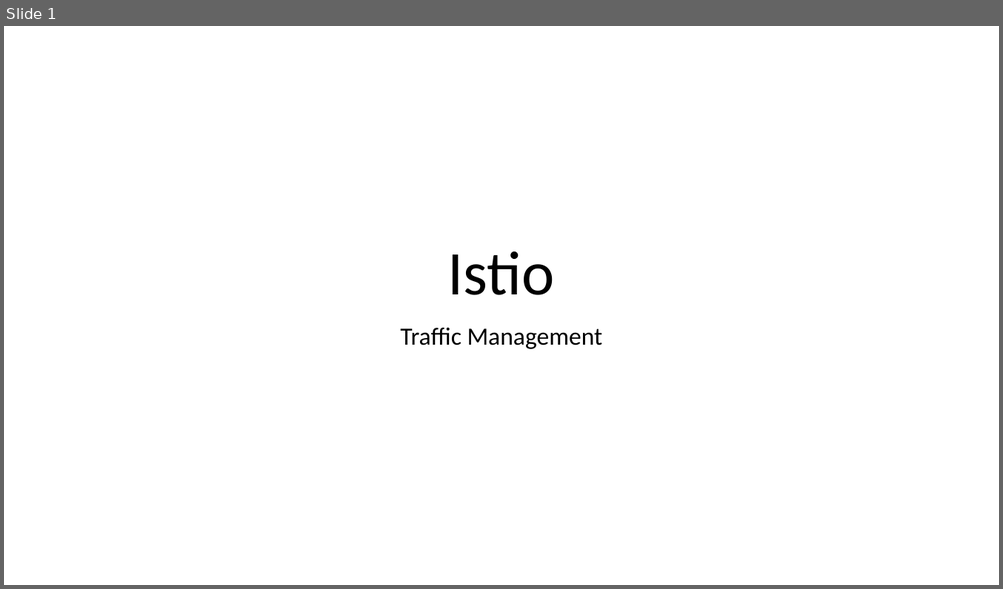
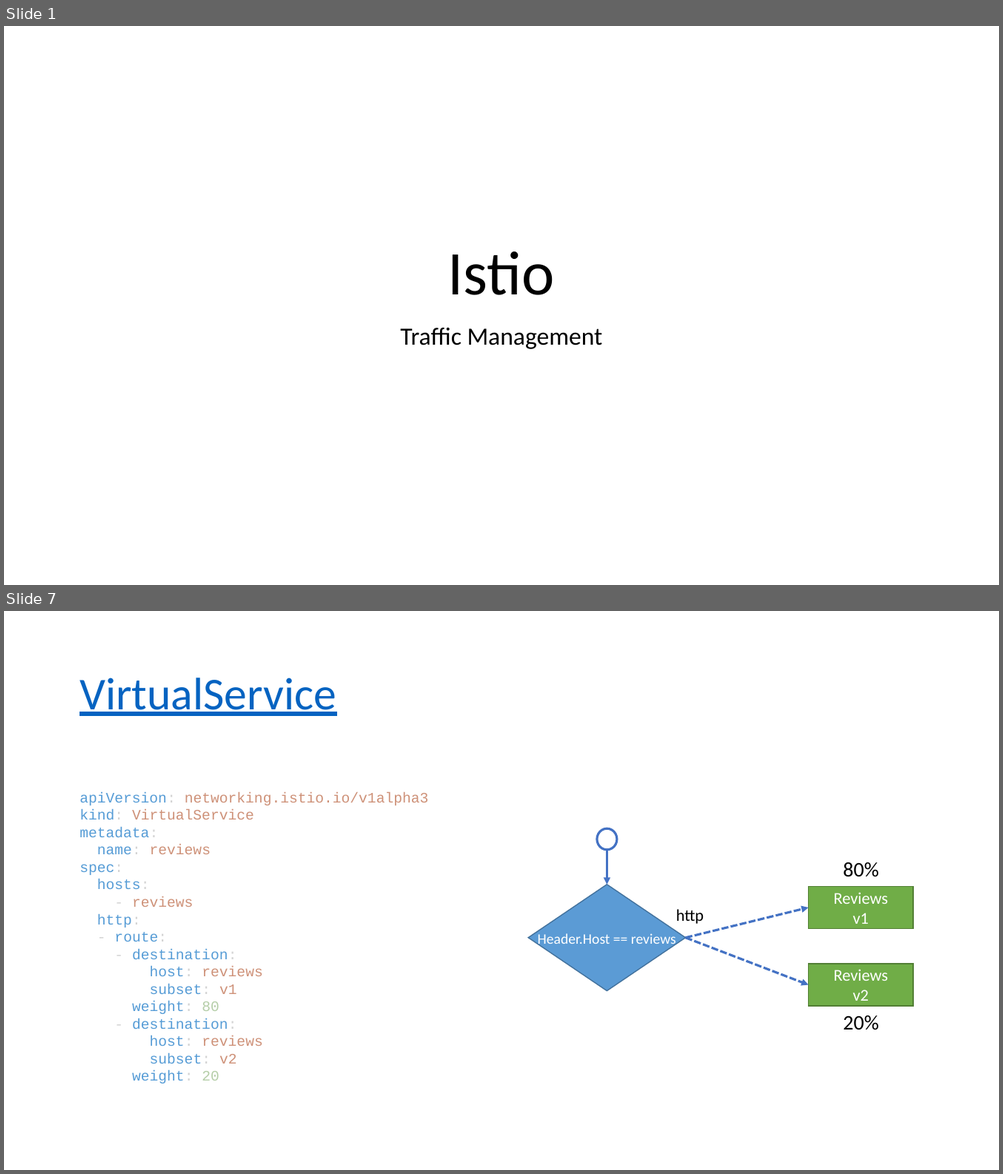
Before and after one commit to asantos2000/katacoda-scenarios, a slide deck: istio/deploy-istio-on-kubernetes/assets/istio.pptx. Shown one above the other, each under a label of ours: slide 1 before the commit, slides 1 and 7 after it; the slides between them are not shown. The pictures are 1003x589 and 1003x1174 pixels, drawn with LibreOffice and Linux fonts; fonts in the diff are those of the drawing. Boxes give left, top, right and bottom in pixels: in the first picture for what was removed or moved away, otherwise in the second. Text is boxed around its words. In the diff, an @@ line names an element or a change of style, - is before the commit and + after.

```diff
--- a/istio/deploy-istio-on-kubernetes/assets/istio.pptx
+++ b/istio/deploy-istio-on-kubernetes/assets/istio.pptx
@@ slide 7 added at box(4, 611, 999, 1170), background #FFFFFF @@
@@ title added at box(79, 678, 336, 716), 44 pt, text #0563C1, underline @@
+VirtualService
@@ text added at box(79, 792, 429, 1084), 14 pt, text #569CD6 @@
+apiVersion: networking.istio.io/v1alpha3
+kind: VirtualService
+metadata:
+name: reviews
+spec:
+hosts:
+- reviews
+http:
+- route:
+- destination:
+host: reviews
+subset: v1
+weight: 80
+- destination:
+host: reviews
+subset: v2
+weight: 20
@@ ellipse added at box(597, 829, 617, 850), fill #FFFFFF, outline #4472C4 2.25 pt @@
@@ arrow added from (607, 850) to (607, 885), #4472C4 2.25 pt @@
@@ text added at box(842, 863, 878, 877), 20 pt, text #000000 @@
+80%
@@ diamond added at box(529, 885, 686, 991), fill #5B9BD5, outline #43739E 1 pt @@
@@ rectangle added at box(808, 887, 913, 929), fill #70AD47, outline #538035 1 pt, 16 pt, text #FFFFFF @@
+Reviews
+v1
@@ text added at box(676, 909, 703, 924), 16 pt, text #000000 @@
+http
@@ arrow added from (686, 938) to (808, 908), #4472C4 2.25 pt dashed @@
@@ text added at box(538, 931, 676, 948), 14 pt, text #FFFFFF @@
+Header.Host == reviews
@@ arrow added from (686, 938) to (808, 985), #4472C4 2.25 pt dashed @@
@@ rectangle added at box(808, 964, 913, 1005), fill #70AD47, outline #538035 1 pt, 16 pt, text #FFFFFF @@
+Reviews
+v2
@@ text added at box(842, 1016, 878, 1031), 20 pt, text #000000 @@
+20%
```
Also in this commit, not shown: 3 slides changed, 3 other slides added, 2 slides removed, 2 other files.
